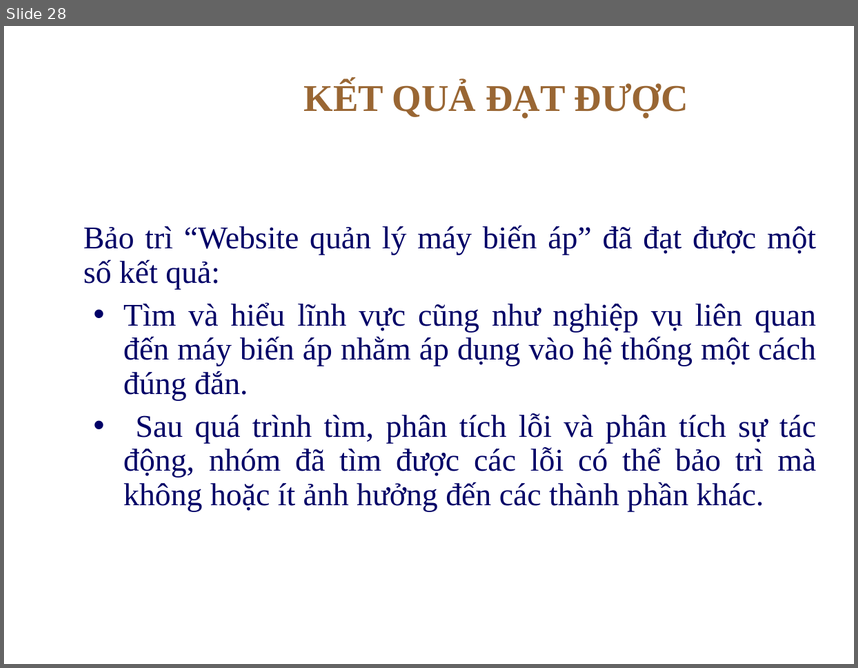
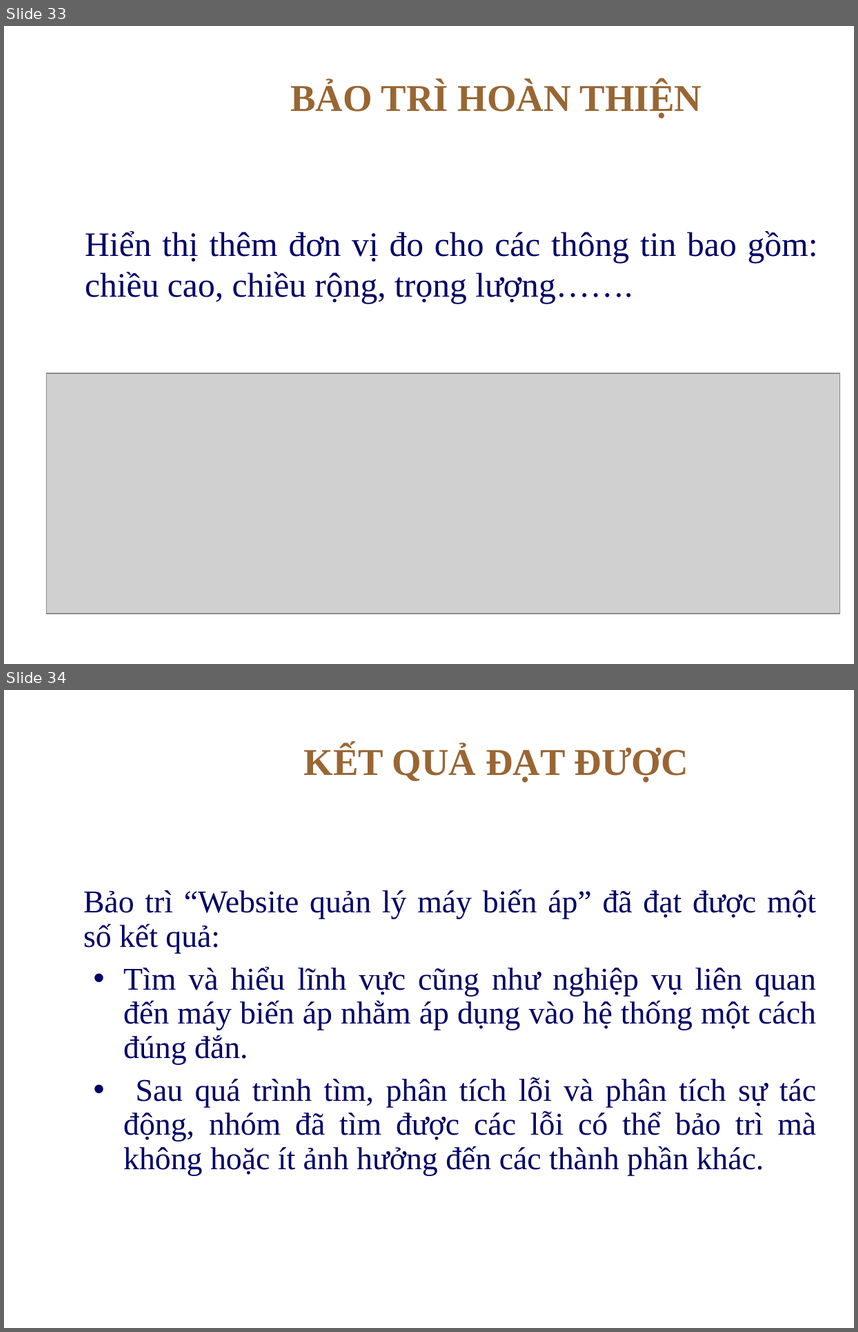
Before and after one commit to thanhphi0127/manager-configuration, a slide deck: doc/baitapso2/BAOTRI_BAITAP2__update.ppt. Shown one above the other, each under a label of ours: slide 28 before the commit, slides 33 and 34 after it. The pictures are 858x668 and 858x1332 pixels, drawn with LibreOffice and Linux fonts; fonts in the diff are those of the drawing; grey boxes stand for pictures; background and template pictures are left out. Boxes give left, top, right and bottom in pixels: in the first picture for what was removed or moved away, otherwise in the second. Text is boxed around its words. In the diff, an @@ line names an element or a change of style, - is before the commit and + after.

Commit message:
Thêm bảo trì dụ phòng

```diff
--- a/doc/baitapso2/BAOTRI_BAITAP2__update.ppt
+++ b/doc/baitapso2/BAOTRI_BAITAP2__update.ppt
@@ slide 33 added at (4, 26, 854, 664), background picture (left out) @@
@@ title added at (290, 82, 702, 118), 32 pt, text #996633, bold @@
+BẢO TRÌ HOÀN THIỆN
@@ text added at (85, 231, 818, 303), 29 pt, text #000066 @@
+Hiển thị thêm đơn vị đo cho các thông tin bao gồm: chiều cao, chiều rộng, trọng lượng…….
@@ picture added at (47, 373, 840, 612) @@
@@ what was slide 28 is now slide 34 @@
```
Also in this commit, not shown: 3 slides changed, 5 other slides added.
